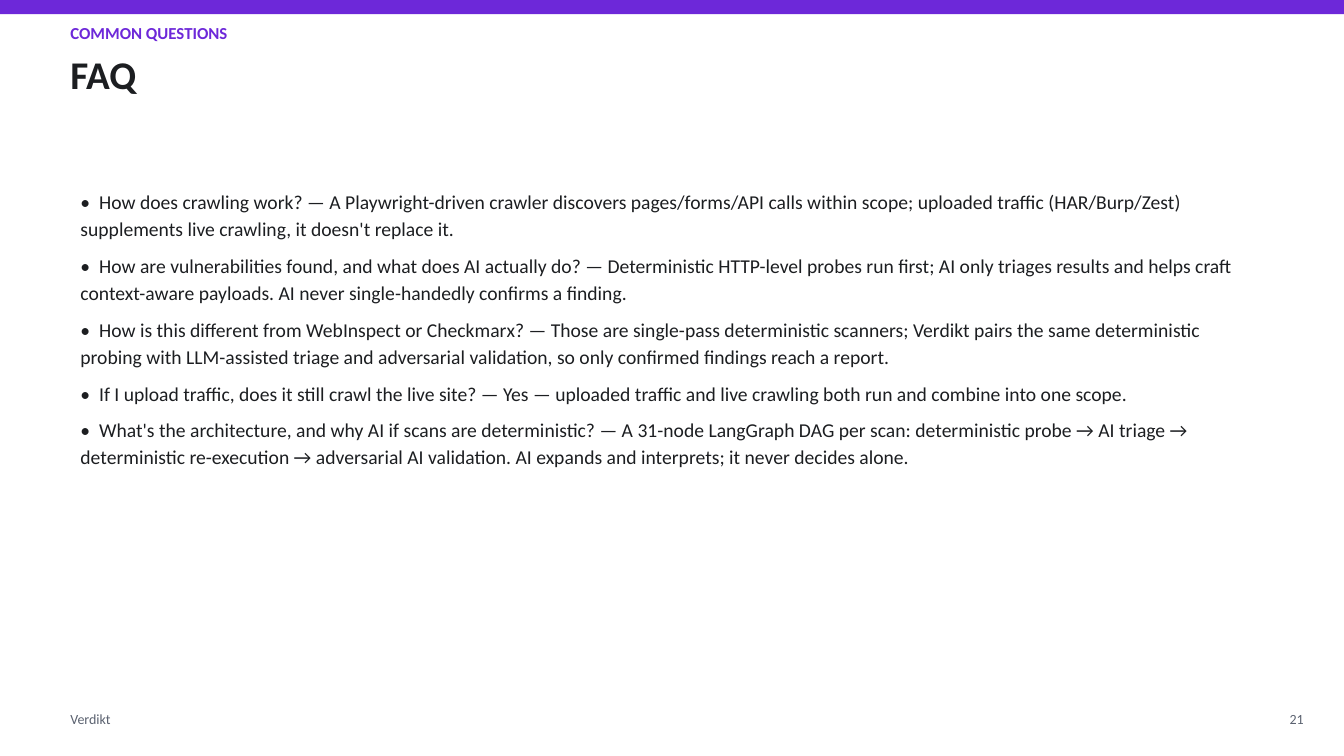
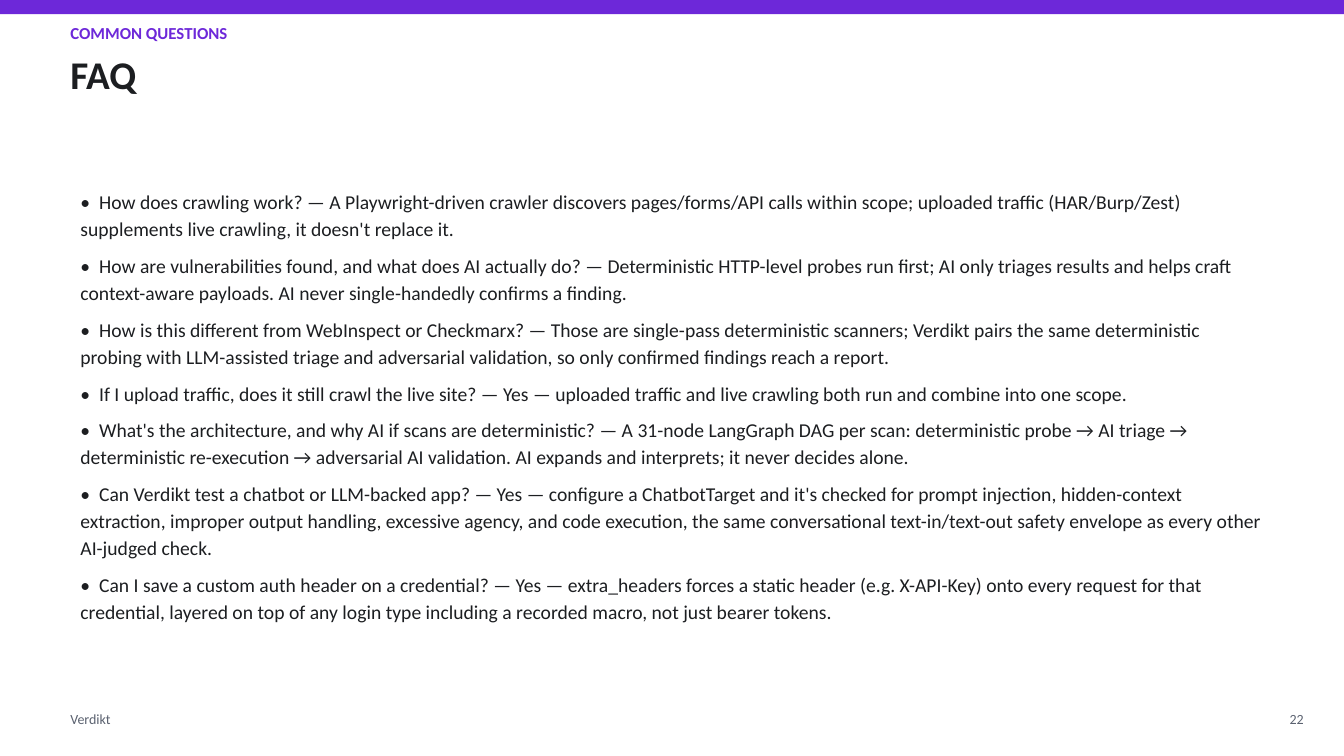
Before and after one commit to mudigondabhanu85/verdikt, a slide deck: slide 22 of docs/architecture-overview/Verdikt_Presentation.pptx (slide 21 before the commit). Drawn at 1344x756 pixels with LibreOffice and Linux fonts; fonts in the diff are those of the drawing. Boxes give left, top, right and bottom in pixels: in the first picture for what was removed or moved away, otherwise in the second. Text is boxed around its words. In the diff, an @@ line names an element or a change of style, - is before the commit and + after.

```diff
--- a/docs/architecture-overview/Verdikt_Presentation.pptx
+++ b/docs/architecture-overview/Verdikt_Presentation.pptx
@@ text at <box>80,487,1261,623</box>: paragraphs added @@
+• Can Verdikt test a chatbot or LLM-backed app? — Yes — configure a ChatbotTarget and it's checked for prompt injection, hidden-context extraction, improper output handling, excessive agency, and code execution, the same conversational text-in/text-out safety envelope as every other AI-judged check.
+• Can I save a custom auth header on a credential? — Yes — extra_headers forces a static header (e.g. X-API-Key) onto every request for that credential, layered on top of any login type including a recorded macro, not just bearer tokens.
@@ text at <box>1290,715,1304,724</box>: text changed @@
-21
+22
```
Also in this commit, not shown: 8 other slides changed, 1 slide added, 9 other files.
